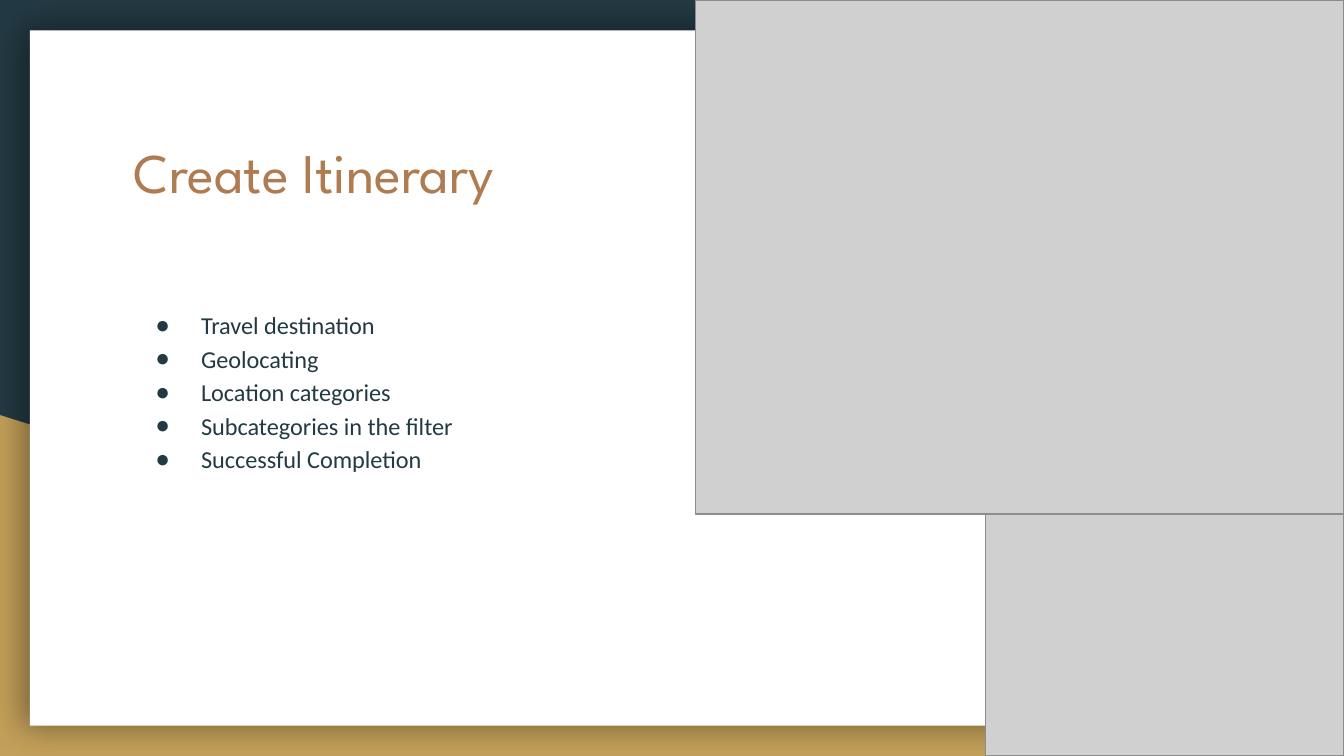
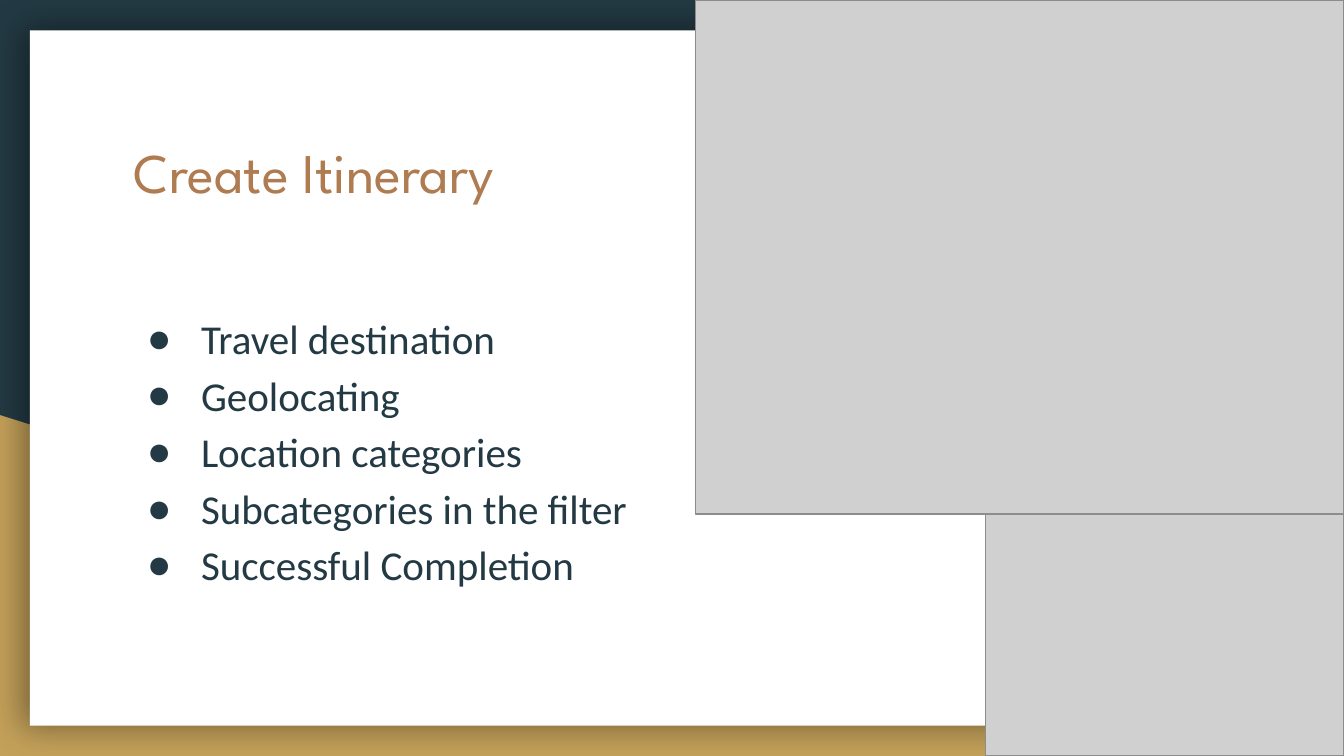
Before and after one commit to DustinWZook/Atlas-Itinerary, a slide deck: slide 6 of Documents/Project Design/Project Design.pptx. Drawn at 1344x756 pixels with LibreOffice and Linux fonts; fonts in the diff are those of the drawing; grey boxes stand for pictures. Boxes give left, top, right and bottom in pixels: in the first picture for what was removed or moved away, otherwise in the second. Text is boxed around its words. In the diff, an @@ line names an element or a change of style, - is before the commit and + after.

```diff
--- a/Documents/Project Design/Project Design.pptx
+++ b/Documents/Project Design/Project Design.pptx
@@ text "Travel destination" at (x1=201, y1=325, x2=627, y2=587): size 13 to 22 pt; indent changed @@
```
Also in this commit, not shown: 5 other slides changed, 2 slides added.
